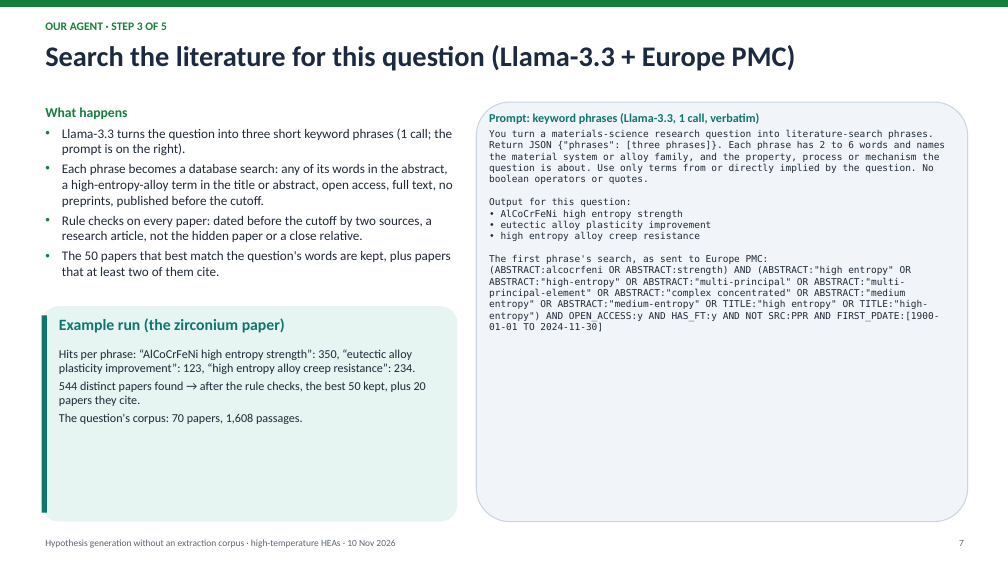
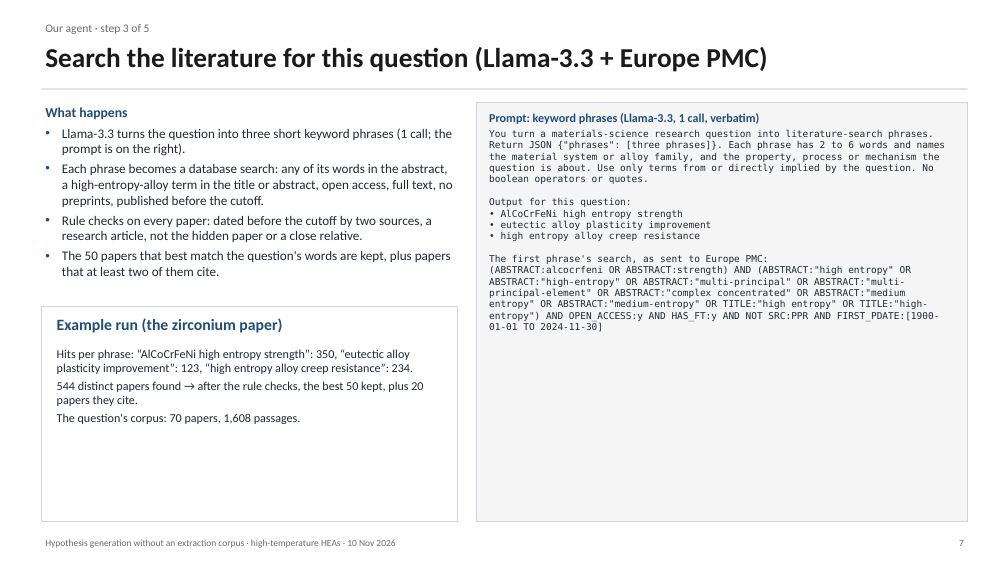
Before and after one commit to yadyneshsonale/materials-hypothesis-generation, a slide deck: slide 7 of presentations/2026-11-10_on_demand_retrieval/on_demand_hypothesis_generation_2026-11-10.pptx. Drawn at 1008x567 pixels with LibreOffice and Linux fonts; fonts in the diff are those of the drawing. Boxes give left, top, right and bottom in pixels: in the first picture for what was removed or moved away, otherwise in the second. Text is boxed around its words. In the diff, an @@ line names an element or a change of style, - is before the commit and + after.

```diff
--- a/presentations/2026-11-10_on_demand_retrieval/on_demand_hypothesis_generation_2026-11-10.pptx
+++ b/presentations/2026-11-10_on_demand_retrieval/on_demand_hypothesis_generation_2026-11-10.pptx
@@ rectangle removed at (0, 0, 1008, 7) @@
@@ text at (45, 24, 150, 34): text changed; text colour #15803D to #6B6B6B; bold off @@
-OUR AGENT · STEP 3 OF 5
+Our agent · step 3 of 5
@@ text "Search the literature for this ..." at (45, 47, 767, 72): size 27 to 26 pt, text colour #1B2A41 to #1A1A1A @@
@@ rectangle added at (42, 88, 968, 89), fill #D4D4D4 @@
@@ text "What happens" at (45, 107, 453, 276): text colour #15803D to #1F4E79 in "What happens"; bullet colour #15803D to #1F4E79 @@
@@ rounded rectangle removed at (476, 102, 968, 522) @@
@@ rectangle added at (476, 102, 968, 522), fill #F5F5F5, outline #CBD5E1 1 pt @@
@@ text at (489, 113, 759, 124): text colour #0F766E to #1F4E79 in "Prompt: keyword phrases (Llama-3.3, 1 call, verbatim)" @@
@@ rectangle at (42, 306, 457, 522): rounded rectangle to rectangle; fill #E6F4F2 to #FFFFFF; outline none to #D4D4D4 1 pt @@
@@ rectangle removed at (42, 315, 47, 513) @@
@@ text "Example run (the zirconium paper)" at (57, 318, 282, 333): text colour #0F766E to #1F4E79 @@
```
Also in this commit, not shown: 14 other slides changed, 1 other file.
